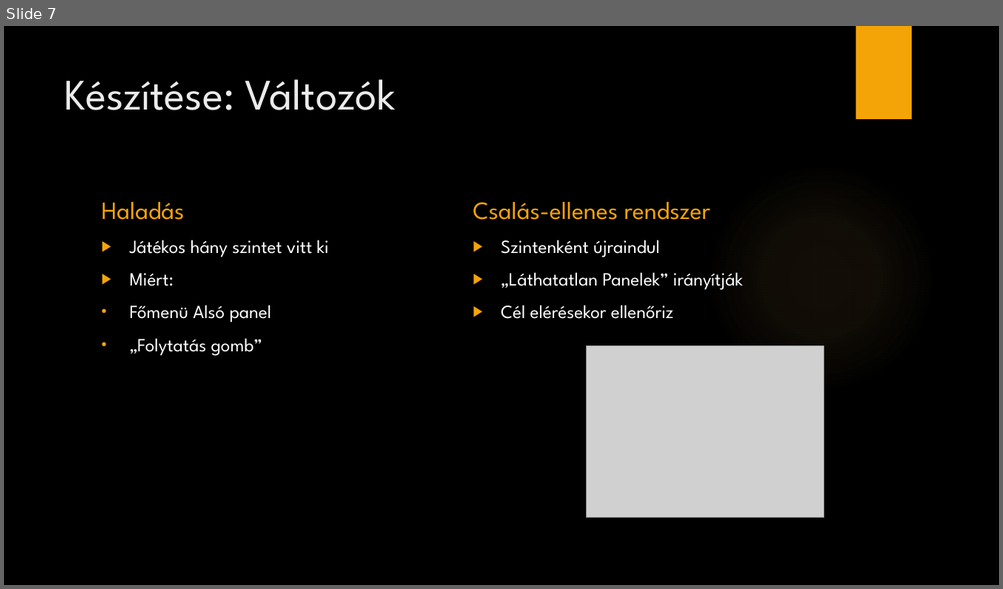
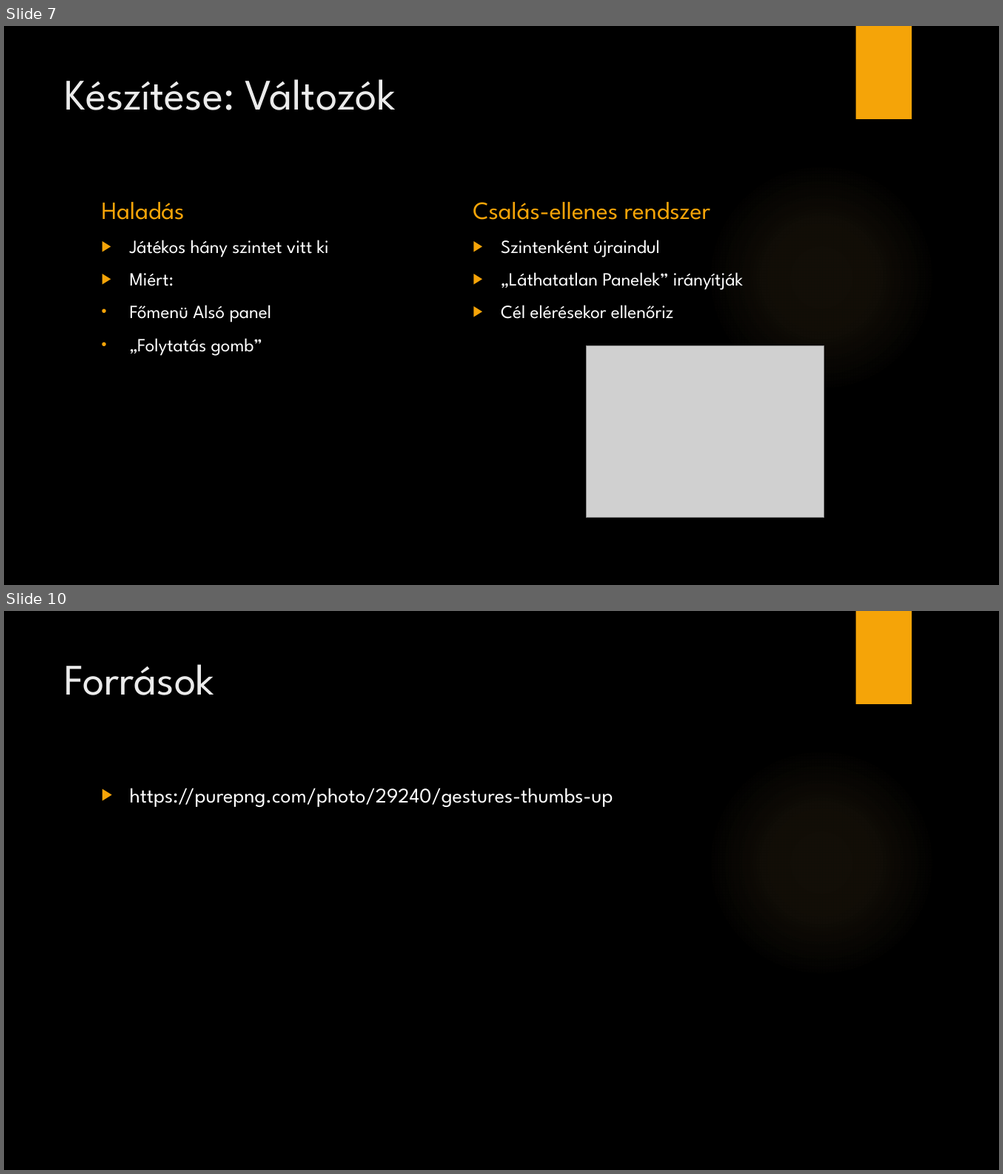
Before and after one commit to kecskeszsoltistvan/OrdogEsPokol, a slide deck: Ne érj a piroshoz.pptx. Shown one above the other, each under a label of ours: slide 7 before the commit, slides 7 and 10 after it; the slides between them are not shown. The pictures are 1003x589 and 1003x1174 pixels, drawn with LibreOffice and Linux fonts; fonts in the diff are those of the drawing; grey boxes stand for pictures; background and template pictures are left out. Boxes give left, top, right and bottom in pixels: in the first picture for what was removed or moved away, otherwise in the second. Text is boxed around its words. In the diff, an @@ line names an element or a change of style, - is before the commit and + after.

```diff
--- a/Ne érj a piroshoz.pptx
+++ b/Ne érj a piroshoz.pptx
@@ slide 10 added at (4,611,999,1170), background picture (left out); not listed: 2 template elements that a slide beside it also shows @@
@@ title added at (64,664,214,695), 42 pt, text #EBEBEB @@
+Források
@@ text added at (130,788,613,807), 20 pt, text #FFFFFF @@
+▶ https://purepng.com/photo/29240/gestures-thumbs-up
```
Also in this commit, not shown: 3 slides changed.
